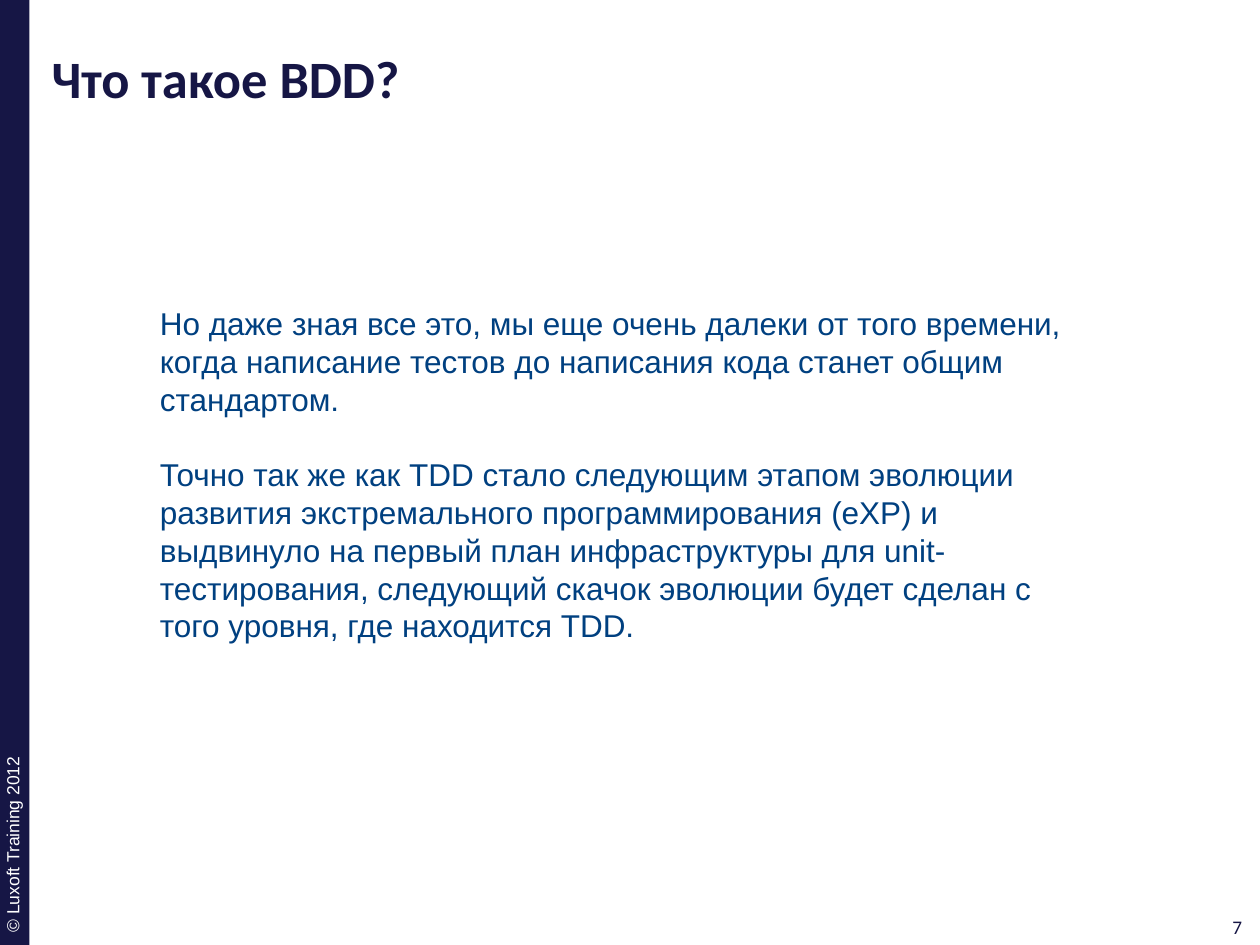
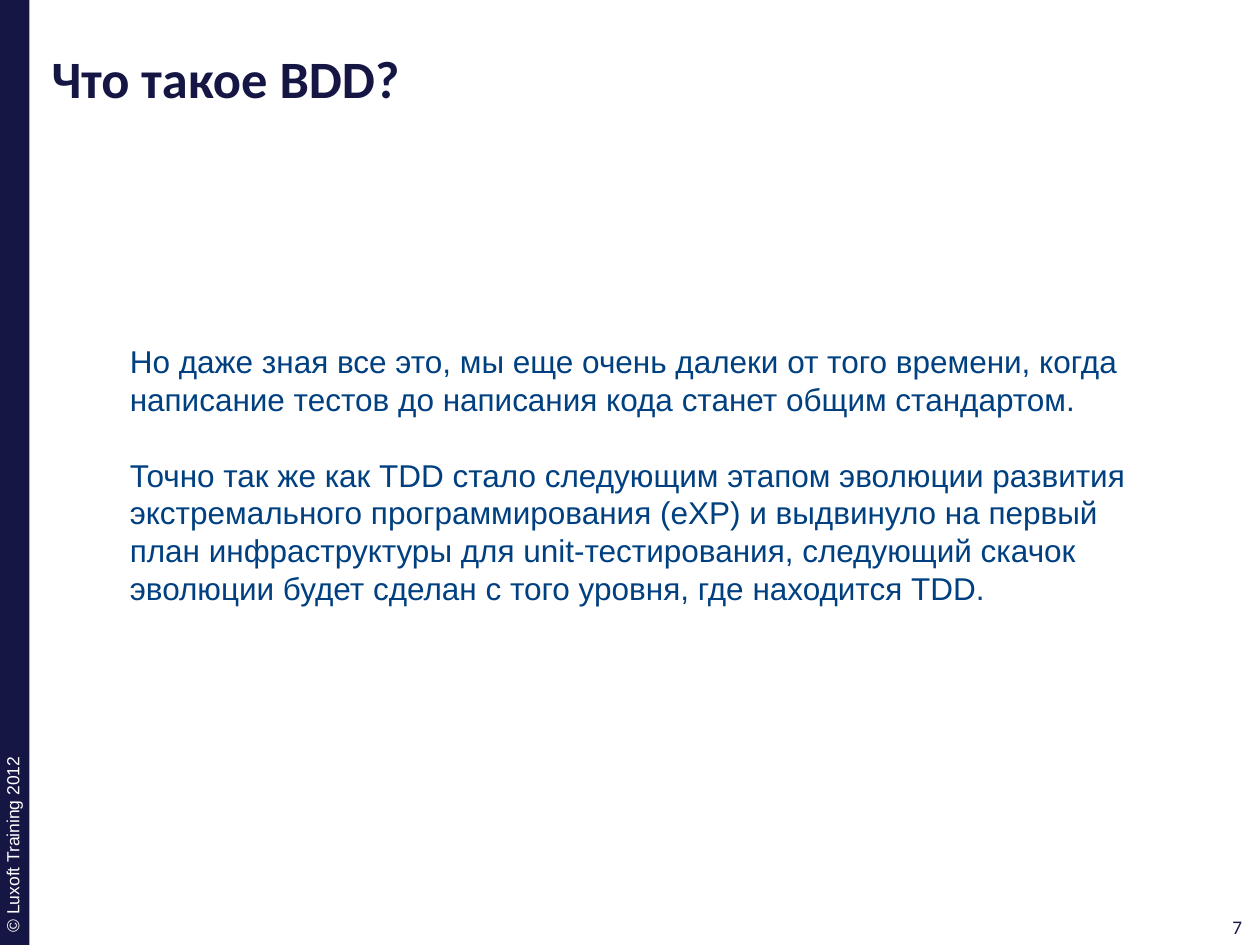
Before and after one commit to ivan-dyachenko/Trainings, a slide deck: slide 7 of Test Driven Development/materials/pptx/7. TDD-BDD.pptx. Drawn at 1260x945 pixels with LibreOffice and Linux fonts; fonts in the diff are those of the drawing; background and template pictures are left out. Boxes give left, top, right and bottom in pixels: in the first picture for what was removed or moved away, otherwise in the second. Text is boxed around its words. In the diff, an @@ line names an element or a change of style, - is before the commit and + after.

```diff
--- a/Test Driven Development/materials/pptx/7. TDD-BDD.pptx
+++ b/Test Driven Development/materials/pptx/7. TDD-BDD.pptx
@@ text "Но даже зная все это, ..." rewrapped from [160,313,1061,643] to [130,351,1124,606] @@
```
Also in this commit, not shown: 3 other slides changed, 3 other files.
